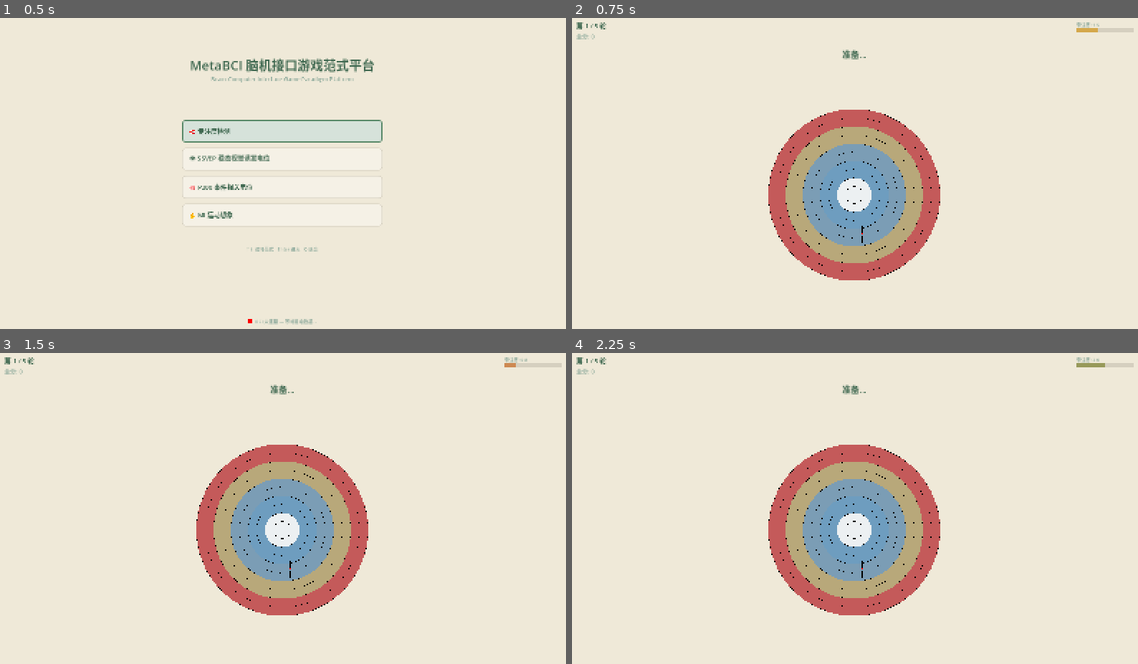
Above: before the commit, frames 1-4 (two rows, left to right).
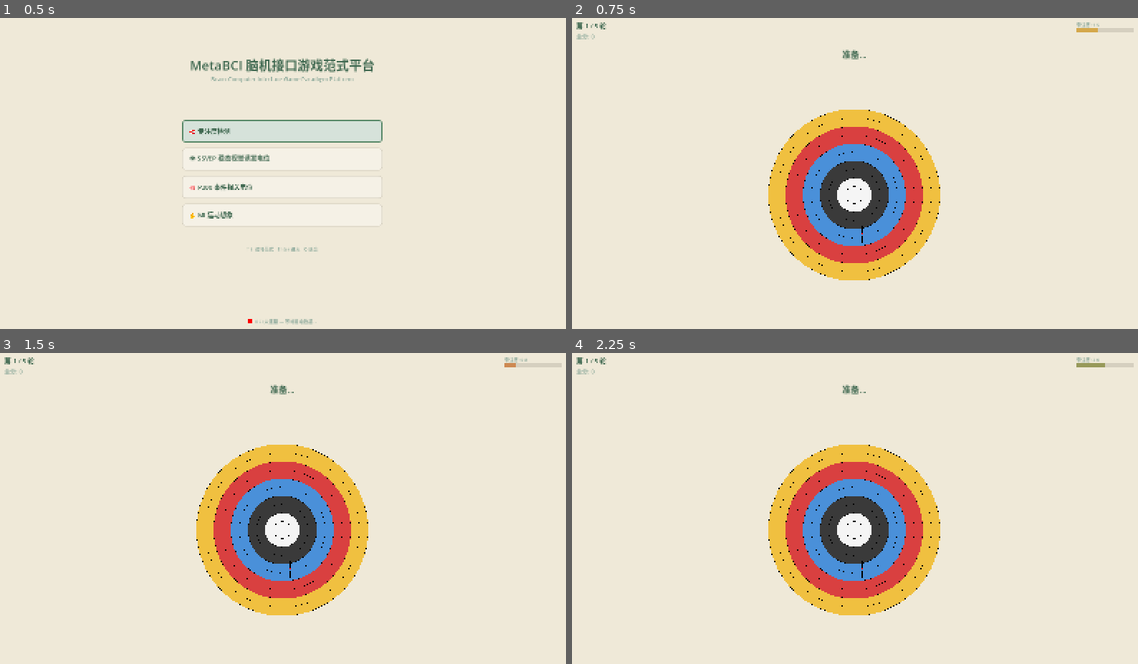
Above: after the commit, the same moments.

Repository: sssd903-tju/MetaBCI_Game
Game: Godot game, scene res://scenes/main_menu/MainMenu.tscn
The game is run twice, just before and just after one commit, with the same random seed, the same clock (stepped at 60 frames per second) and the same inputs.
Inputs (mouse positions are in pixels of both pictures, inside the frame that each line leads up to):
- Up to frame 1 (0.5 s): no input
- Up to frame 2 (0.75 s): click (855, 129) at 0.52 s
- Up to frame 3 (1.5 s): tap Enter (ui_accept) at 1.25 s; hold Up (ui_up) from 1.28 s (still down); tap 1 at 1.35 s
- Up to frame 4 (2.25 s): tap Enter (ui_accept) at 1.52, 2 s; release Up (ui_up) at 2.03 s; hold Down (ui_down) from 2.03 s (still down); tap 2 at 2.1 s

Frame 1 is identical in both runs. In frame 2, 12% of the frame differs, in the area x 34-66%, y 29-85%; in frame 3, 12%; in frame 4, 12%.

Commit message:
tweak: 经典奥运靶子配色 — 白→黑→蓝→红→金(心)

Diff:
--- a/scripts/paradigms/focus_detection/entities/target.gd
+++ b/scripts/paradigms/focus_detection/entities/target.gd
@@ -11,16 +11,16 @@
 
 # 环颜色 (从外到内 1→10)
 const RING_COLORS := [
-	Color("ECF0F2"),  #  1环 — 冷白
-	Color("ECF0F2"),  #  2环
-	Color("6E9DBF"),  #  3环 — 蓝
-	Color("6E9DBF"),  #  4环
-	Color("7B9DB5"),  #  5环 — 灰蓝
-	Color("7B9DB5"),  #  6环
-	Color("B8A87A"),  #  7环 — 冷金
-	Color("B8A87A"),  #  8环
-	Color("C45A5A"),  #  9环 — 冷红
-	Color("C45A5A"),  # 10环 — 红心
+	Color("F5F5F5"),  #  1环 — 白
+	Color("F5F5F5"),  #  2环
+	Color("3A3A3A"),  #  3环 — 黑
+	Color("3A3A3A"),  #  4环
+	Color("4A90D9"),  #  5环 — 蓝
+	Color("4A90D9"),  #  6环
+	Color("D94040"),  #  7环 — 红
+	Color("D94040"),  #  8环
+	Color("F0C040"),  #  9环 — 金
+	Color("F0C040"),  # 10环 — 金心
 ]
 
 # 环对应分数 1-10
